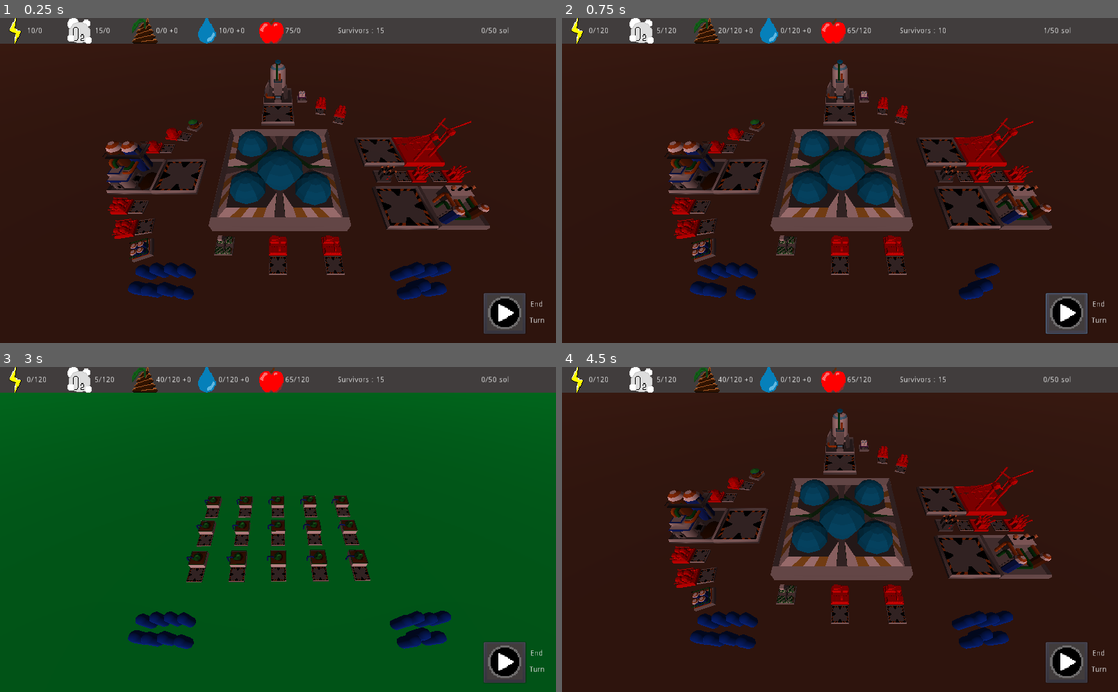
Above: before the commit, frames 1-4 (two rows, left to right).
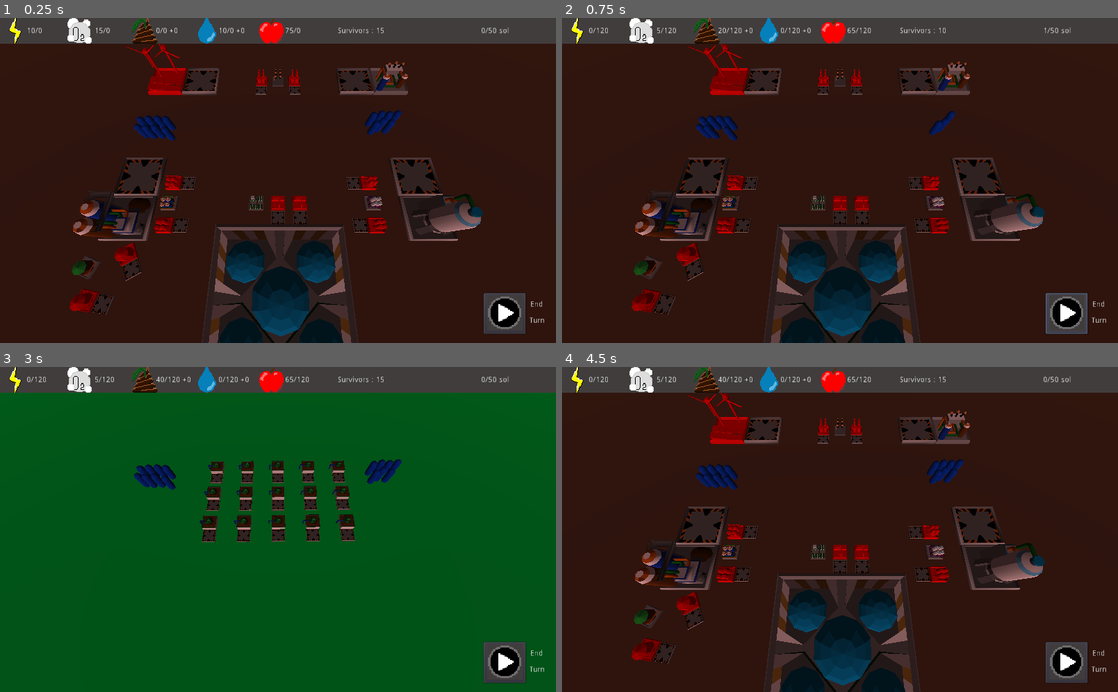
Above: after the commit, the same moments.

Repository: AngryCyboot/LD52
Game: Godot game, scene res://Scènes/Scene principale.tscn
Two runs of this game, one before a commit and one after it. Both use one fixed random seed, a clock stepped at 60 frames per second and the inputs below.
Inputs (mouse positions are in pixels of both pictures, inside the frame that each line leads up to):
- Up to frame 1 (0.25 s): no input
- Up to frame 2 (0.75 s): click (1067, 313) at 0.5 s
- Up to frame 3 (3 s): tap Enter at 1.25 s; move the mouse to (400, 513) at 1.27 s; hold D 1.28-2 s; tap I at 1.35 s; click (400, 513) at 1.42 s; click (272, 653) at 2 s; tap Space at 2.75 s; move the mouse to (166, 545) at 2.77 s; hold A from 2.78 s (still down); tap Tab at 2.85 s
- Up to frame 4 (4.5 s): tap Enter at 3.5 s; move the mouse to (895, 458) at 3.52 s; release A at 3.53 s; hold D from 3.53 s (still down); tap I at 3.6 s; tap Space at 4.25 s; move the mouse to (812, 594) at 4.27 s; tap Tab at 4.35 s; click (812, 594) at 4.42 s

The runs differ from the first frame. In frame 1, 23% of the frame differs, in the area x 12-89%, y 7-100%; in frame 2, 23%; in frame 3, 6.8%; in frame 4, 23%.

Commit message:
reagencing everything

Diff:
--- a/GodotFiles/Scènes/Base.tscn
+++ b/GodotFiles/Scènes/Base.tscn
@@ -22,17 +22,16 @@
 [node name="Base" instance=ExtResource( 1 )]
 
 [node name="Prod" type="Spatial" parent="." index="0"]
-transform = Transform( -4.37114e-08, -1, -4.37114e-08, 0, -4.37114e-08, 1, -1, 4.37114e-08, 1.91069e-15, 29.3638, 0, -17.1879 )
 
 [node name="OxyRecycler" parent="Prod" index="0" instance=ExtResource( 4 )]
-transform = Transform( 1, 3.59989e-21, 0, 0, -4.37114e-08, -1, 0, 1, -4.37114e-08, -9.1879, 29.3638, 1.28353e-06 )
+transform = Transform( -4.37114e-08, 0, -1, 0, 1, 0, 1, 0, -4.37114e-08, 20, 0, 25 )
 skeleton = NodePath("../..")
 Oxy = 20
 Energy = -10
 Water = -10
 
 [node name="WaterRecycler" parent="Prod" index="1" instance=ExtResource( 3 )]
-transform = Transform( -4.37114e-08, 3.59989e-21, 1, 1, -4.37114e-08, 4.37114e-08, 4.37114e-08, 1, 1.91069e-15, -30.1879, 49.3638, 2.15776e-06 )
+transform = Transform( -4.37114e-08, 0, -1, 0, 1, 0, 1, 0, -4.37114e-08, -20, 0, 25 )
 skeleton = NodePath("../..")
 damageMaterial = null
 Energy = -10
@@ -40,87 +39,87 @@
 Shit = 10
 
 [node name="GeothermicElectricityProduction" parent="Prod" index="2" instance=ExtResource( 5 )]
-transform = Transform( -4.37114e-08, 3.59989e-21, -1, -1, -4.37114e-08, 4.37114e-08, -4.37114e-08, 1, 1.91069e-15, -35.1879, 7.3638, 3.21882e-07 )
+transform = Transform( 1, 0, 0, 0, 1, 0, 0, 0, 1, 20, 0, 0 )
 skeleton = NodePath("../..")
 damageMaterial = null
 Energy = 30
 Water = -10
 
 [node name="SolarElectricityProduction" parent="Prod" index="3" instance=ExtResource( 7 )]
-transform = Transform( -4.37114e-08, 3.59989e-21, -1, -1, -4.37114e-08, 4.37114e-08, -4.37114e-08, 1, 1.91069e-15, -25.1879, 7.3638, 3.21882e-07 )
+transform = Transform( -1, 0, 8.74228e-08, 0, 1, 0, -8.74228e-08, 0, -1, -20, 0, 0 )
 skeleton = NodePath("../..")
 Energy = 20
 damage = true
 
 [node name="Storage" type="Spatial" parent="." index="1"]
 
-[node name="Batteries" parent="Storage" index="0" instance=ExtResource( 12 )]
-transform = Transform( 1, 0, 0, 0, 1, 0, 0, 0, 1, 15, 0, 13 )
+[node name="Batteries" parent="Storage" index="0" groups=["Batteries"] instance=ExtResource( 12 )]
+transform = Transform( -4.37114e-08, 0, 1, 0, 1, 0, -1, 0, -4.37114e-08, 0, 0, 0 )
 skeleton = NodePath("../../Prod/OxyRecycler")
 
-[node name="Batteries2" parent="Storage" index="1" instance=ExtResource( 12 )]
-transform = Transform( 1, 0, 0, 0, 1, 0, 0, 0, 1, 20, 0, 13 )
+[node name="Batteries2" parent="Storage" index="1" groups=["Batteries"] instance=ExtResource( 12 )]
+transform = Transform( -4.37114e-08, 0, 1, 0, 1, 0, -1, 0, -4.37114e-08, 3, 0, 0 )
 skeleton = NodePath("../../Prod/OxyRecycler")
 damage = true
 
-[node name="Batteries3" parent="Storage" index="2" instance=ExtResource( 12 )]
-transform = Transform( 1, 0, 0, 0, 1, 0, 0, 0, 1, 25, 0, 13 )
+[node name="Batteries3" parent="Storage" index="2" groups=["Batteries"] instance=ExtResource( 12 )]
+transform = Transform( -4.37114e-08, 0, 1, 0, 1, 0, -1, 0, -4.37114e-08, -3, 0, 0 )
 skeleton = NodePath("../../Prod/OxyRecycler")
 damage = true
 
-[node name="FoodStorage" parent="Storage" index="3" instance=ExtResource( 8 )]
-transform = Transform( -2.98023e-08, 0, 1, 0, 1, 0, -1, 0, -2.98023e-08, -6, 0, 23 )
+[node name="FoodStorage" parent="Storage" index="3" groups=["FoodStorages"] instance=ExtResource( 8 )]
+transform = Transform( -2.98023e-08, 0, 1, 0, 1, 0, -1, 0, -2.98023e-08, -3, 0, 23 )
 skeleton = NodePath("../../Prod/OxyRecycler")
 
-[node name="FoodStorage2" parent="Storage" index="4" instance=ExtResource( 8 )]
+[node name="FoodStorage2" parent="Storage" index="4" groups=["FoodStorages"] instance=ExtResource( 8 )]
 transform = Transform( -2.98023e-08, 0, 1, 0, 1, 0, -1, 0, -2.98023e-08, 0, 0, 23 )
 skeleton = NodePath("../../Prod/OxyRecycler")
 damage = true
 
-[node name="FoodStorage3" parent="Storage" index="5" instance=ExtResource( 8 )]
-transform = Transform( -2.98023e-08, 0, 1, 0, 1, 0, -1, 0, -2.98023e-08, 6, 0, 23 )
+[node name="FoodStorage3" parent="Storage" index="5" groups=["FoodStorages"] instance=ExtResource( 8 )]
+transform = Transform( -2.98023e-08, 0, 1, 0, 1, 0, -1, 0, -2.98023e-08, 3, 0, 23 )
 skeleton = NodePath("../../Prod/OxyRecycler")
 damage = true
 
-[node name="OxygenStorage" parent="Storage" index="6" instance=ExtResource( 9 )]
-transform = Transform( -4.37114e-08, 0, 1, 0, 1, 0, -1, 0, -4.37114e-08, 4.95493, 0, -7.46381 )
+[node name="OxygenStorage" parent="Storage" index="6" groups=["OxygenStorage"] instance=ExtResource( 9 )]
+transform = Transform( 1, 0, 0, 0, 1, 0, 0, 0, 1, 13, 0, 23 )
 skeleton = NodePath("../../Prod/OxyRecycler")
 
-[node name="OxygenStorage2" parent="Storage" index="7" instance=ExtResource( 9 )]
-transform = Transform( 0.173648, 0, 0.984808, 0, 1, 0, -0.984808, 0, 0.173648, 8.6642, -3.8147e-06, -5.14228 )
+[node name="OxygenStorage2" parent="Storage" index="7" groups=["OxygenStorage"] instance=ExtResource( 9 )]
+transform = Transform( 1, 0, 0, 0, 1, 0, 0, 0, 1, 13, 0, 20 )
 skeleton = NodePath("../../Prod/OxyRecycler")
 damage = true
 
-[node name="OxygenStorage3" parent="Storage" index="8" instance=ExtResource( 9 )]
-transform = Transform( 0.34202, 0, 0.939693, 0, 1, 0, -0.939693, 0, 0.34202, 11.9836, 1.90735e-06, -2.21794 )
+[node name="OxygenStorage3" parent="Storage" index="8" groups=["OxygenStorage"] instance=ExtResource( 9 )]
+transform = Transform( 1, 0, 0, 0, 1, 0, 0, 0, 1, 13, 0, 26 )
 skeleton = NodePath("../../Prod/OxyRecycler")
 damage = true
 
-[node name="ShitStorage" parent="Storage" index="9" instance=ExtResource( 10 )]
-transform = Transform( -0.939693, 0, 0.34202, 0, 1, 0, -0.34202, 0, -0.939693, -15, 0, 1.583 )
+[node name="ShitStorage" parent="Storage" index="9" groups=["ShitStorage"] instance=ExtResource( 10 )]
+transform = Transform( -0.939693, 0, 0.34202, 0, 1, 0, -0.34202, 0, -0.939693, -23.4534, 0, 31.1145 )
 skeleton = NodePath("../../Prod/OxyRecycler")
 
-[node name="ShitStorage2" parent="Storage" index="10" instance=ExtResource( 10 )]
-transform = Transform( -0.984808, 0, 0.173648, 0, 1, 0, -0.173648, 0, -0.984808, -18, 0, 4 )
+[node name="ShitStorage2" parent="Storage" index="10" groups=["ShitStorage"] instance=ExtResource( 10 )]
+transform = Transform( -0.984808, 0, 0.173648, 0, 1, 0, -0.173648, 0, -0.984808, -22.2757, -1.90735e-06, 34.6214 )
 skeleton = NodePath("../../Prod/OxyRecycler")
 damage = true
 
-[node name="ShitStorage3" parent="Storage" index="11" instance=ExtResource( 10 )]
-transform = Transform( -1, 0, -8.74228e-08, 0, 1, 0, 8.74228e-08, 0, -1, -20.0471, -3.8147e-06, 7.23587 )
+[node name="ShitStorage3" parent="Storage" index="11" groups=["ShitStorage"] instance=ExtResource( 10 )]
+transform = Transform( -0.498987, 0, 0.866609, 0, 1, 0, -0.866609, 0, -0.498987, -18.953, -5.72205e-06, 29.6024 )
 skeleton = NodePath("../../Prod/OxyRecycler")
 damage = true
 
-[node name="WaterStorage" parent="Storage" index="12" instance=ExtResource( 11 )]
-transform = Transform( -0.939693, 0, -0.34202, 0, 1, 0, 0.34202, 0, -0.939693, -15, 0, 23.424 )
+[node name="WaterStorage" parent="Storage" index="12" groups=["WaterStorage"] instance=ExtResource( 11 )]
+transform = Transform( -1, 0, -8.74228e-08, 0, 1, 0, 8.74228e-08, 0, -1, -15, 0, 23 )
 skeleton = NodePath("../../Prod/OxyRecycler")
 
-[node name="WaterStorage2" parent="Storage" index="13" instance=ExtResource( 11 )]
-transform = Transform( -1, 0, -8.74228e-08, 0, 1, 0, 8.74228e-08, 0, -1, -20, 0, 18 )
+[node name="WaterStorage2" parent="Storage" index="13" groups=["WaterStorage"] instance=ExtResource( 11 )]
+transform = Transform( -1, 0, -8.74228e-08, 0, 1, 0, 8.74228e-08, 0, -1, -15, 0, 26 )
 skeleton = NodePath("../../Prod/OxyRecycler")
 damage = true
 
-[node name="WaterStorage3" parent="Storage" index="14" instance=ExtResource( 11 )]
-transform = Transform( -0.984808, 0, -0.173648, 0, 1, 0, 0.173648, 0, -0.984808, -18, 0, 21 )
+[node name="WaterStorage3" parent="Storage" index="14" groups=["WaterStorage"] instance=ExtResource( 11 )]
+transform = Transform( -1, 0, 8.74228e-08, 0, 1, 0, -8.74228e-08, 0, -1, -15, 0, 20 )
 skeleton = NodePath("../../Prod/OxyRecycler")
 damage = true
 
@@ -143,4 +142,4 @@
 shape = SubResource( 2 )
 
 [node name="Farms&Habs" parent="." index="5" instance=ExtResource( 6 )]
-transform = Transform( 1, 0, 0, 0, 1, 0, 0, 0, 1, 0, 0, 13 )
+transform = Transform( 1, 0, 0, 0, 1, 0, 0, 0, 1, 0, 0, 34 )
--- a/GodotFiles/Scènes/Scene principale.tscn
+++ b/GodotFiles/Scènes/Scene principale.tscn
@@ -11,7 +11,7 @@
 script = ExtResource( 3 )
 
 [node name="Camera" type="Camera" parent="."]
-transform = Transform( 1, 0, 0, 0, 0.598408, 0.801191, 0, -0.801191, 0.598408, 0, 21.672, 29.8136 )
+transform = Transform( 1, 0, 0, 0, 0.371724, 0.928343, 0, -0.928343, 0.371724, 0, 25.7063, 29.8136 )
 fov = 81.5625
 script = ExtResource( 6 )
 
@@ -25,49 +25,49 @@
 [node name="Survivors" type="Spatial" parent="."]
 
 [node name="Survivant" parent="Survivors" instance=ExtResource( 2 )]
-transform = Transform( 1, 0, 0, 0, 1, 0, 0, 0, 1, -8.73484, -0.195442, 27.7013 )
+transform = Transform( 1, 0, 0, 0, 1, 0, 0, 0, 1, -16.9171, -0.195442, 12.2602 )
 
 [node name="Survivant2" parent="Survivors" instance=ExtResource( 2 )]
-transform = Transform( 1, 0, 0, 0, 1, 0, 0, 0, 1, 14.384, 0, 25.8604 )
+transform = Transform( 1, 0, 0, 0, 1, 0, 0, 0, 1, 17.1939, 0, 9.49946 )
 
 [node name="Survivant3" parent="Survivors" instance=ExtResource( 2 )]
-transform = Transform( 1, 0, 0, 0, 1, 0, 0, 0, 1, -11.5538, 0, 25.8113 )
+transform = Transform( 1, 0, 0, 0, 1, 0, 0, 0, 1, -19.7361, 0, 10.3702 )
 
 [node name="Survivant4" parent="Survivors" instance=ExtResource( 2 )]
-transform = Transform( 1, 0, 0, 0, 1, 0, 0, 0, 1, -12.7711, 0, 25.9919 )
+transform = Transform( 1, 0, 0, 0, 1, 0, 0, 0, 1, -20.9534, 0, 10.5508 )
 
 [node name="Survivant5" parent="Survivors" instance=ExtResource( 2 )]
-transform = Transform( 1, 0, 0, 0, 1, 0, 0, 0, 1, -8.92751, 0, 25.8784 )
+transform = Transform( 1, 0, 0, 0, 1, 0, 0, 0, 1, -17.1098, 0, 10.4373 )
 
 [node name="Survivant6" parent="Survivors" instance=ExtResource( 2 )]
-transform = Transform( 1, 0, 0, 0, 1, 0, 0, 0, 1, -10.2238, 0, 25.7839 )
+transform = Transform( 1, 0, 0, 0, 1, 0, 0, 0, 1, -18.4061, 0, 10.3428 )
 
 [node name="Survivant7" parent="Survivors" instance=ExtResource( 2 )]
-transform = Transform( 1, 0, 0, 0, 1, 0, 0, 0, 1, -11.5538, 0, 27.5138 )
+transform = Transform( 1, 0, 0, 0, 1, 0, 0, 0, 1, -19.7361, 0, 12.0727 )
 
 [node name="Survivant8" parent="Survivors" instance=ExtResource( 2 )]
-transform = Transform( 1, 0, 0, 0, 1, 0, 0, 0, 1, 11.9037, 0.0863113, 26.1167 )
+transform = Transform( 1, 0, 0, 0, 1, 0, 0, 0, 1, 14.7136, 0.0863113, 9.75576 )
 
 [node name="Survivant9" parent="Survivors" instance=ExtResource( 2 )]
-transform = Transform( 1, 0, 0, 0, 1, 0, 0, 0, 1, -10.2238, 0, 27.4617 )
+transform = Transform( 1, 0, 0, 0, 1, 0, 0, 0, 1, -18.4061, 0, 12.0206 )
 
 [node name="Survivant10" parent="Survivors" instance=ExtResource( 2 )]
-transform = Transform( 1, 0, 0, 0, 1, 0, 0, 0, 1, 12.0455, 0, 27.6756 )
+transform = Transform( 1, 0, 0, 0, 1, 0, 0, 0, 1, 14.8554, 0, 11.3147 )
 
 [node name="Survivant11" parent="Survivors" instance=ExtResource( 2 )]
-transform = Transform( 1, 0, 0, 0, 1, 0, 0, 0, 1, 13.2333, 0, 25.7703 )
+transform = Transform( 1, 0, 0, 0, 1, 0, 0, 0, 1, 16.0432, 0, 9.40936 )
 
 [node name="Survivant12" parent="Survivors" instance=ExtResource( 2 )]
-transform = Transform( 1, 0, 0, 0, 1, 0, 0, 0, 1, 13.1261, 0, 27.1792 )
+transform = Transform( 1, 0, 0, 0, 1, 0, 0, 0, 1, 15.936, 0, 10.8183 )
 
 [node name="Survivant13" parent="Survivors" instance=ExtResource( 2 )]
-transform = Transform( 1, 0, 0, 0, 1, 0, 0, 0, 1, -12.7711, 0, 27.3785 )
+transform = Transform( 1, 0, 0, 0, 1, 0, 0, 0, 1, -20.9534, 0, 11.9374 )
 
 [node name="Survivant14" parent="Survivors" instance=ExtResource( 2 )]
-transform = Transform( 1, 0, 0, 0, 1, 0, 0, 0, 1, 15.7208, 0, 25.7176 )
+transform = Transform( 1, 0, 0, 0, 1, 0, 0, 0, 1, 18.5307, 0, 9.35666 )
 
 [node name="Survivant15" parent="Survivors" instance=ExtResource( 2 )]
-transform = Transform( 1, 0, 0, 0, 1, 0, 0, 0, 1, 14.384, 0, 27.4333 )
+transform = Transform( 1, 0, 0, 0, 1, 0, 0, 0, 1, 17.1939, 0, 11.0724 )
 
 [node name="Base" parent="." instance=ExtResource( 1 )]
 
